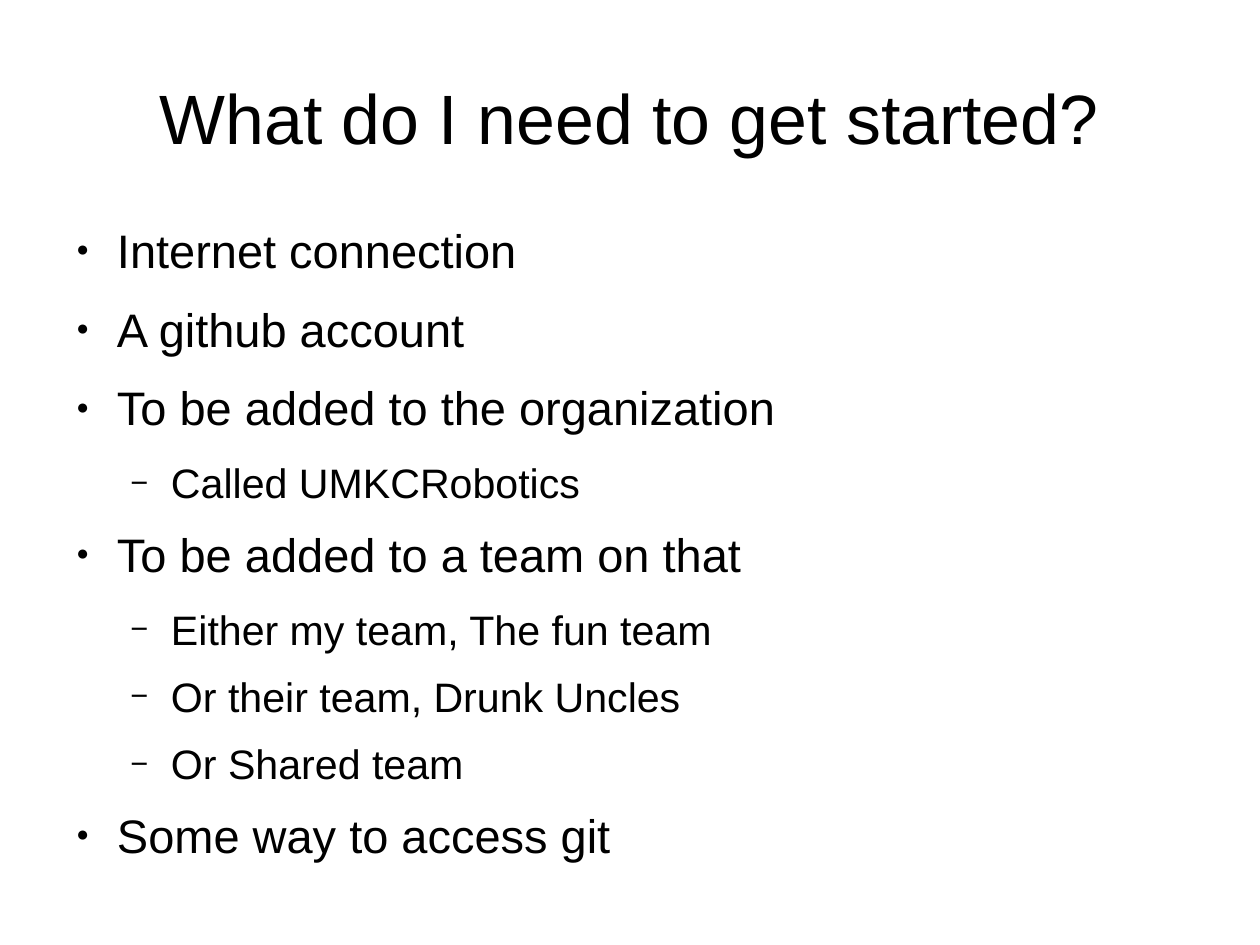
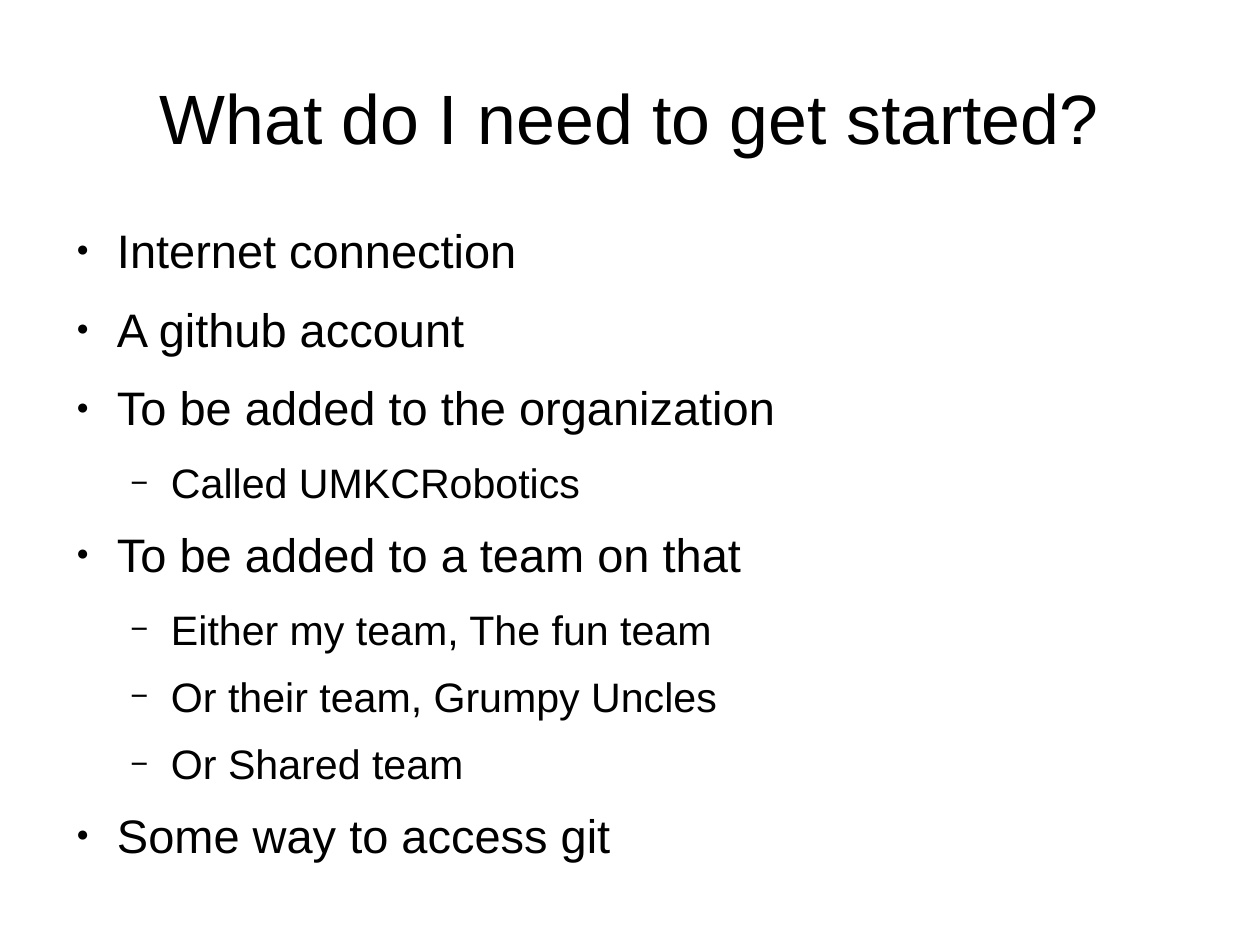
Before and after one commit to UMKCRobotics/Chris-Git-Presentation, a slide deck: slide 4 of presentation.odp. Drawn at 1260x945 pixels with LibreOffice and Linux fonts; fonts in the diff are those of the drawing. Boxes give left, top, right and bottom in pixels: in the first picture for what was removed or moved away, otherwise in the second. Text is boxed around its words. In the diff, an @@ line names an element or a change of style, - is before the commit and + after.

```diff
--- a/presentation.odp
+++ b/presentation.odp
@@ text at [171,682,717,720]: text changed @@
-  − Or their team, Drunk Uncles
+  − Or their team, Grumpy Uncles
```
Also in this commit, not shown: 11 other slides changed, 1 slide added.
